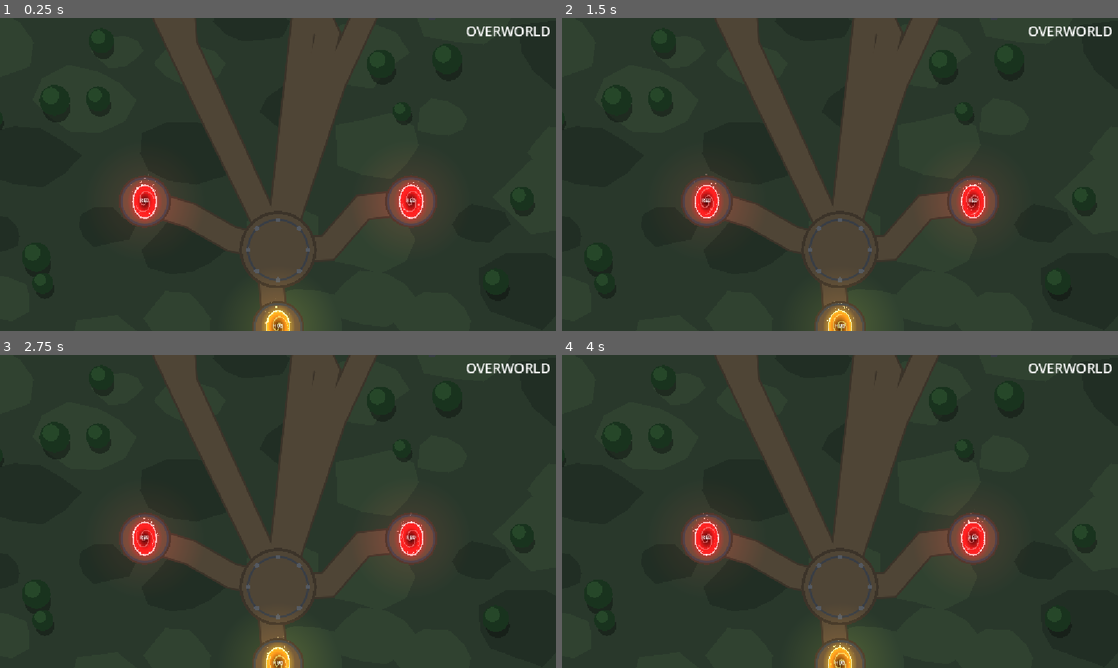
Above: before the commit, frames 1-4 (two rows, left to right).
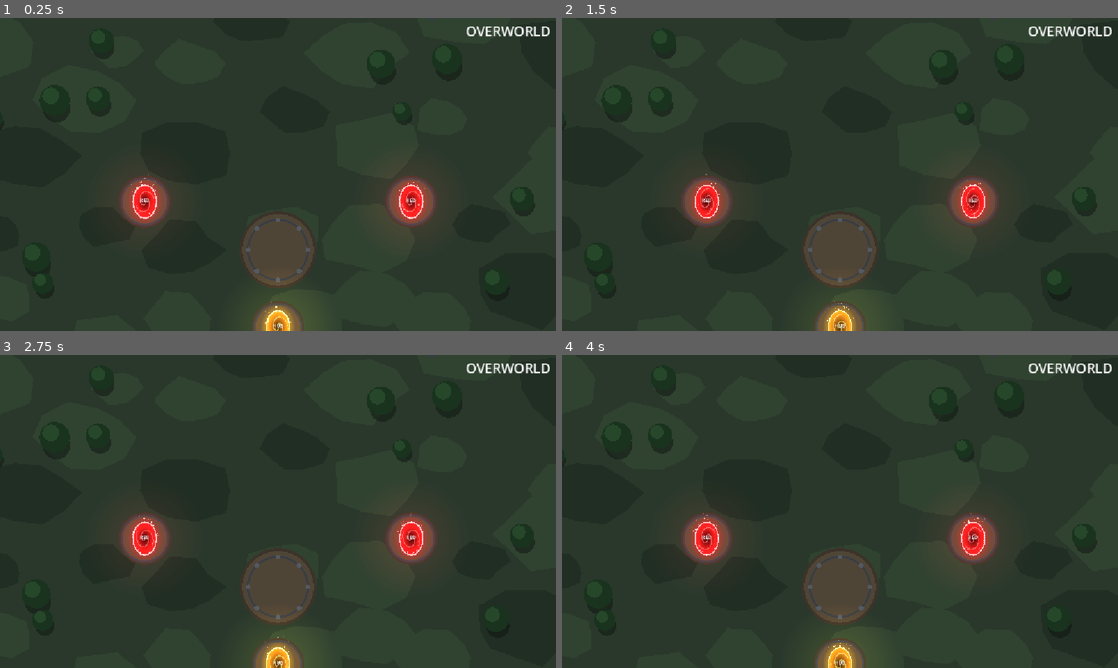
Above: after the commit, the same moments.

Repository: BestestGameStudio/gangU
Game: Godot game, scene res://scenes/overworld.tscn
Same seed, same stepped clock (60 frames per second), same inputs: the game is played once before the commit and once after it. This scene is started directly instead of the project's main scene.
Inputs (mouse positions are in pixels of both pictures, inside the frame that each line leads up to):
- Up to frame 1 (0.25 s): no input
- Up to frame 2 (1.5 s): tap Enter at 0.5 s; move the mouse to (962, 158) at 0.52 s; hold D (move_right) 0.53-1.25 s; hold Space (cast) 0.53-1.25 s; click (962, 158) at 0.67 s; drag from (728, 190) to (840, 327) at 1.27 s
- Up to frame 3 (2.75 s): move the mouse to (333, 442) at 2.02 s; hold D (move_right) from 2.03 s (still down); tap C at 2.1 s
- Up to frame 4 (4 s): release D (move_right) at 2.75 s; drag from (812, 574) to (706, 539) at 2.77 s; move the mouse to (1006, 558) at 3.52 s; hold A (move_left) from 3.53 s (still down); tap M at 3.6 s

The runs differ from the first frame. In frame 1, 12% of the frame differs, in the area x 27-70%, y 0-93%; in frame 2, 12%; in frame 3, 12%; in frame 4, 12%.

Commit message:
feat(overworld): stop drawing dirt roads to the gates (#419)
The roads are still computed so decor placement, tree collision,
routes and gate access are unchanged; only the road drawing is gone.
The arrival clearing and gate landing pads are kept.

Adds scripts/test419_no_overworld_roads.gd (layout unchanged +
rendered pixel check along every old road spine).

Co-authored-by: Daniel Chua <351329964+instinct-dc@users.noreply.github.com>
Co-Authored-By: Claude Opus 5.5 <noreply@anthropic.com>

Diff:
--- a/scripts/overworld_ground.gd
+++ b/scripts/overworld_ground.gd
@@ -14,14 +14,17 @@
 ## #407 (Daniel, 2026-11-09: "trees should block projectiles"): each tree's
 ## drawn circle is also registered on the Terrain grid as an indestructible
 ## projectile blocker - player, summon and enemy shots all stop at it.
+## #419 (Daniel, 2026-11-09: "remove the visible dirt paths leading to
+## gates, keep it cosmetic"): the roads are no longer drawn. They are still
+## computed (`roads`, `road_distance`) because decor placement keeps trees
+## and rocks off them - dropping that would move trees and change collision
+## and routes. The arrival clearing and the pad under each gate stay.
 
 const CENTER := Vector2(576, -150)
 const RADII := Vector2(1200, 1050)
 const OUTLINE_POINTS := 64
 const OUTER_FADE := 160.0
 
-const ROAD_W := 46.0
-const ROAD_EDGE := 4.0
 const ARRIVAL_R := 74.0
 const DECOR_STEP := 120.0
 const ROAD_CLEAR := 70.0
@@ -198,20 +201,14 @@
 		var j := (i + 1) % n
 		draw_polygon(PackedVector2Array([inner[i], inner[j], outer[j], outer[i]]), PackedColorArray([ci, ci, co, co]))
 
-func _draw_road(road: PackedVector2Array, width: float, color: Color) -> void:
-	draw_polyline(road, color, width, true)
-	for p in road:
-		draw_circle(p, width * 0.5, color)
-
 func _draw() -> void:
 	_draw_band(outline, _blob(OUTER_FADE), Color(GRASS, 0.85), Color(GRASS, 0.0))
 	draw_colored_polygon(outline, GRASS)
 	for i in patches.size():
 		draw_colored_polygon(patches[i], patch_colors[i])
-	for road in roads:
-		_draw_road(road, ROAD_W + ROAD_EDGE * 2.0, ROAD_EDGE_COLOR)
-	for road in roads:
-		_draw_road(road, ROAD_W, ROAD)
+	# #419: roads are no longer drawn (cosmetic only). Their polylines are
+	# still laid out in build_from so decor/tree placement - and with it the
+	# tree collision on the Terrain grid - stays exactly as before.
 	# Arrival clearing: a flagstone ring where the hub passage drops you off.
 	draw_circle(spawn, ARRIVAL_R + 6.0, ROAD_EDGE_COLOR)
 	draw_circle(spawn, ARRIVAL_R, ROAD)
--- /dev/null
+++ b/scripts/test419_no_overworld_roads.gd
@@ -0,0 +1,83 @@
+extends SceneTree
+## #419 harness: the overworld no longer draws dirt paths to the gates
+## (Daniel, 2026-11-09: "Remove the visible dirt paths leading to gates in
+## the overworld. Keep this change cosmetic").
+##   (A) layout unchanged: one road polyline per gate is still computed, decor
+##       is still kept off it, and every road spine stays walkable on the
+##       Terrain grid - so tree placement, collision and routes are as before.
+##   (B) rendered (skipped under --headless, run with xvfb + opengl3): points
+##       on every road spine, clear of the arrival clearing and gate pads, are
+##       not painted in the dirt road colours any more.
+
+var failures := 0
+
+func _check(ok: bool, label: String) -> void:
+	if not ok:
+		failures += 1
+	print("[419] ", label, " -> ", "PASS" if ok else "FAIL")
+
+func _near(a: Color, b: Color) -> bool:
+	return absf(a.r - b.r) < 0.025 and absf(a.g - b.g) < 0.025 and absf(a.b - b.b) < 0.025
+
+func _initialize() -> void:
+	var area: Node2D = load("res://scenes/overworld.tscn").instantiate()
+	root.add_child(area)
+	for i in 3:
+		await physics_frame
+	var ground := area.get_node("Ground") as OverworldGround
+	var map := area.get_node("Terrain") as TerrainMap
+
+	# --- (A) layout untouched ---
+	var gates := 0
+	for c in area.get_children():
+		if c is Gate:
+			gates += 1
+	_check(gates > 0 and ground.roads.size() == gates, "A: one road layout per gate still computed (%d/%d)" % [ground.roads.size(), gates])
+	var decor_ok := ground.decor.size() > 40
+	for d in ground.decor:
+		if ground.road_distance(d["at"]) <= OverworldGround.ROAD_CLEAR:
+			decor_ok = false
+	_check(decor_ok, "A: %d decor pieces, still none on a (now invisible) road" % ground.decor.size())
+	var walkable := map != null
+	if map != null:
+		for road in ground.roads:
+			for p in road:
+				if not map.is_walkable_at(p):
+					walkable = false
+	_check(walkable, "A: every road spine still walkable")
+
+	# --- (B) nothing dirt-coloured along the old roads ---
+	if DisplayServer.get_name() == "headless":
+		print("[419] B: headless display - pixel check skipped (run under xvfb with opengl3)")
+	else:
+		var cam := Camera2D.new()
+		area.add_child(cam)
+		cam.make_current()
+		var samples: Array[Vector2] = []
+		for road in ground.roads:
+			for i in road.size() - 1:
+				var mid: Vector2 = road[i].lerp(road[i + 1], 0.5)
+				if mid.distance_to(ground.spawn) < OverworldGround.ARRIVAL_R + 30.0:
+					continue
+				var by_gate := false
+				for l in ground.landmarks:
+					if mid.distance_to(l) < 90.0:
+						by_gate = true
+				if not by_gate:
+					samples.append(mid)
+		var dirty := 0
+		for s in samples:
+			cam.global_position = s
+			for i in 3:
+				await process_frame
+			await RenderingServer.frame_post_draw
+			var img := root.get_texture().get_image()
+			var c := img.get_pixel(img.get_width() / 2, img.get_height() / 2)
+			if _near(c, OverworldGround.ROAD) or _near(c, OverworldGround.ROAD_EDGE_COLOR):
+				dirty += 1
+				print("[419]   dirt colour %s at %s" % [c, s])
+		_check(samples.size() >= ground.roads.size(), "B: sampled %d road-spine points" % samples.size())
+		_check(dirty == 0, "B: no road-spine point is drawn as dirt (%d dirty)" % dirty)
+
+	print("RESULT: ", "ALL PASS" if failures == 0 else "%d FAIL" % failures)
+	quit(0 if failures == 0 else 1)
